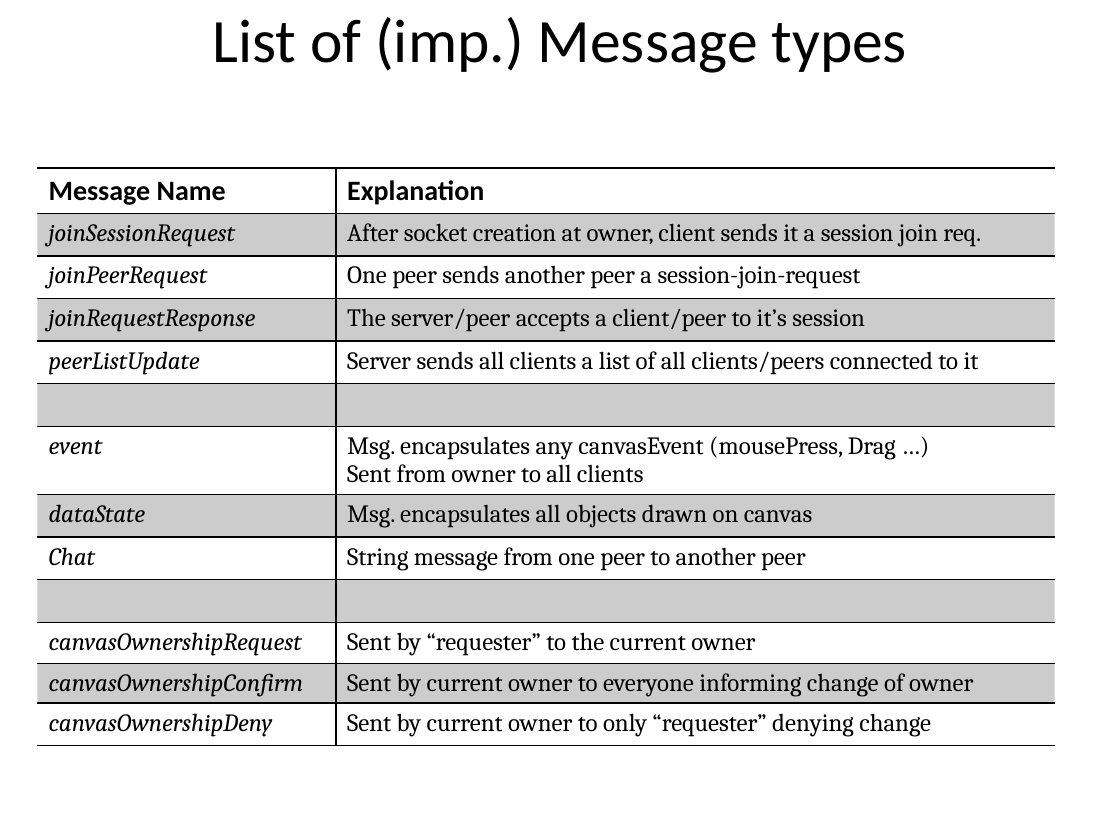
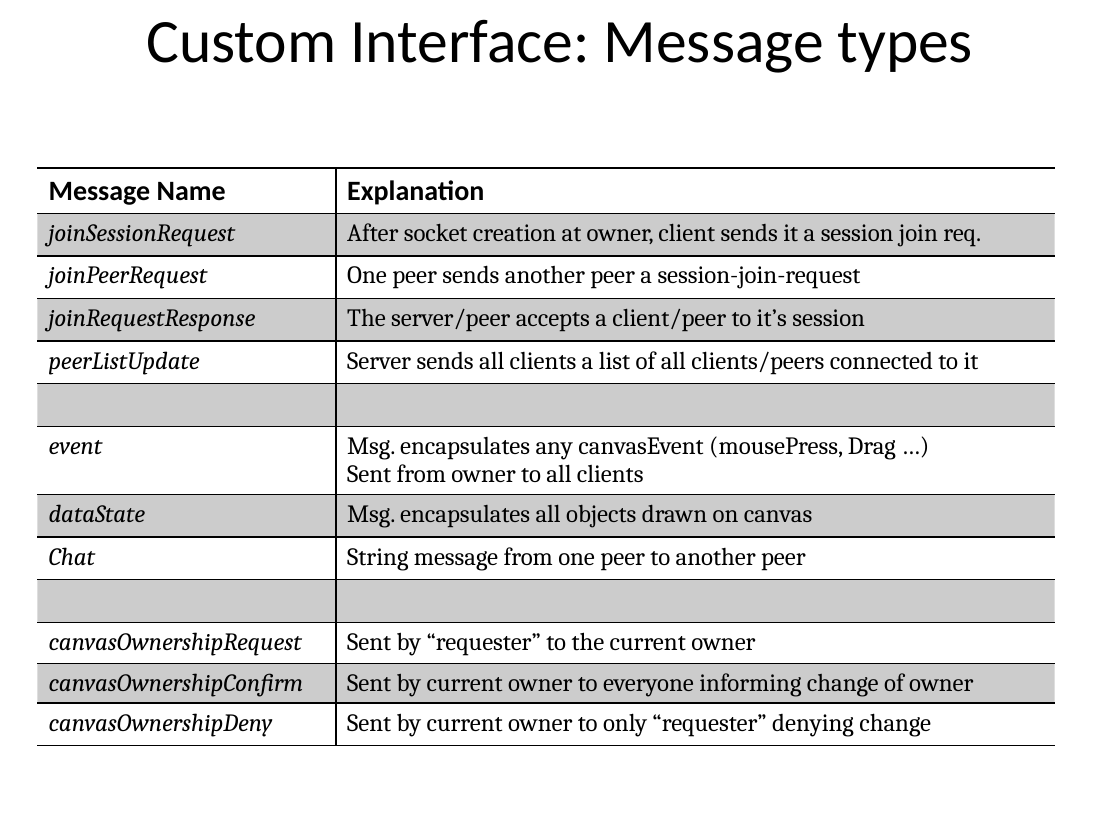
Before and after one commit to satpreetsingh/182mainproject, a slide deck: slide 1 of Final_Submission/MultiDraw_diagrams_Sat.pptx. Drawn at 1120x840 pixels with LibreOffice and Linux fonts; fonts in the diff are those of the drawing. Boxes give left, top, right and bottom in pixels: in the first picture for what was removed or moved away, otherwise in the second. Text is boxed around its words. In the diff, an @@ line names an element or a change of style, - is before the commit and + after.

```diff
--- a/Final_Submission/MultiDraw_diagrams_Sat.pptx
+++ b/Final_Submission/MultiDraw_diagrams_Sat.pptx
@@ title at bbox=[146, 19, 973, 73]: text changed @@
-List of (imp.) Message types
+Custom Interface: Message types
```
Also in this commit, not shown: 1 other slide changed, 2 slides added, 1 other file.
